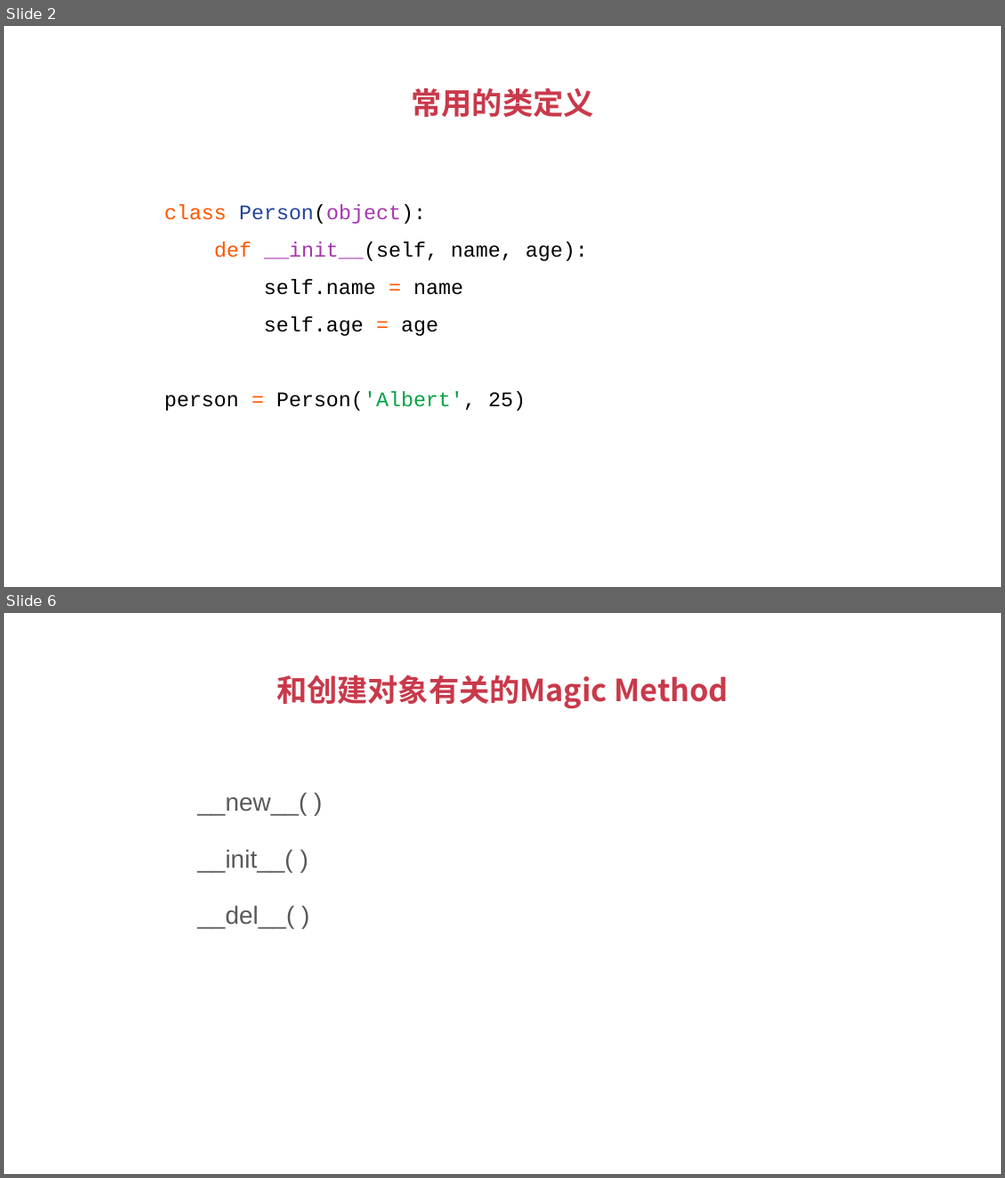
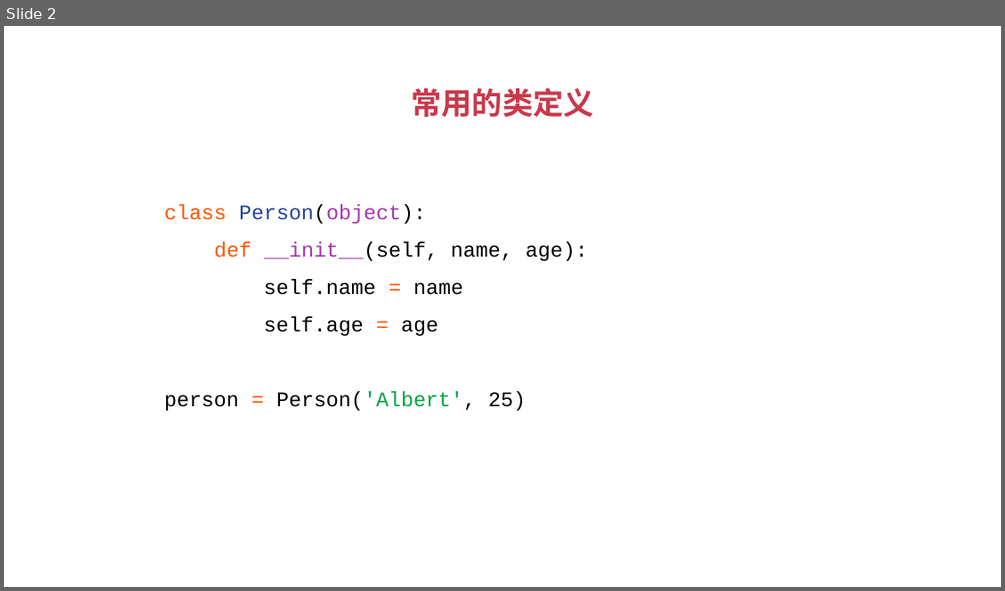
Before and after one commit to albert-feng/Python_OOP, a slide deck: ppt/4.2-用magic method定义类的构建.pptx. Shown one above the other, each under a label of ours: slides 2 and 6 before the commit, slide 2 after it; the slides between them are not shown. The pictures are 1005x1178 and 1005x591 pixels, drawn with LibreOffice and Linux fonts; fonts in the diff are those of the drawing. Boxes give left, top, right and bottom in pixels: in the first picture for what was removed or moved away, otherwise in the second. Text is boxed around its words. In the diff, an @@ line names an element or a change of style, - is before the commit and + after.

```diff
--- a/ppt/4.2-用magic method定义类的构建.pptx
+++ b/ppt/4.2-用magic method定义类的构建.pptx
@@ slide 6 removed at (4, 613, 1001, 1174), background #FFFFFF @@
@@ title removed at (276, 675, 728, 709) @@
-和创建对象有关的Magic Method
@@ text removed at (197, 792, 307, 928) @@
-__new__( )
-__init__( )
-__del__( )
```
Also in this commit, not shown: 2 slides changed, 1 other slide removed, 1 other file.
